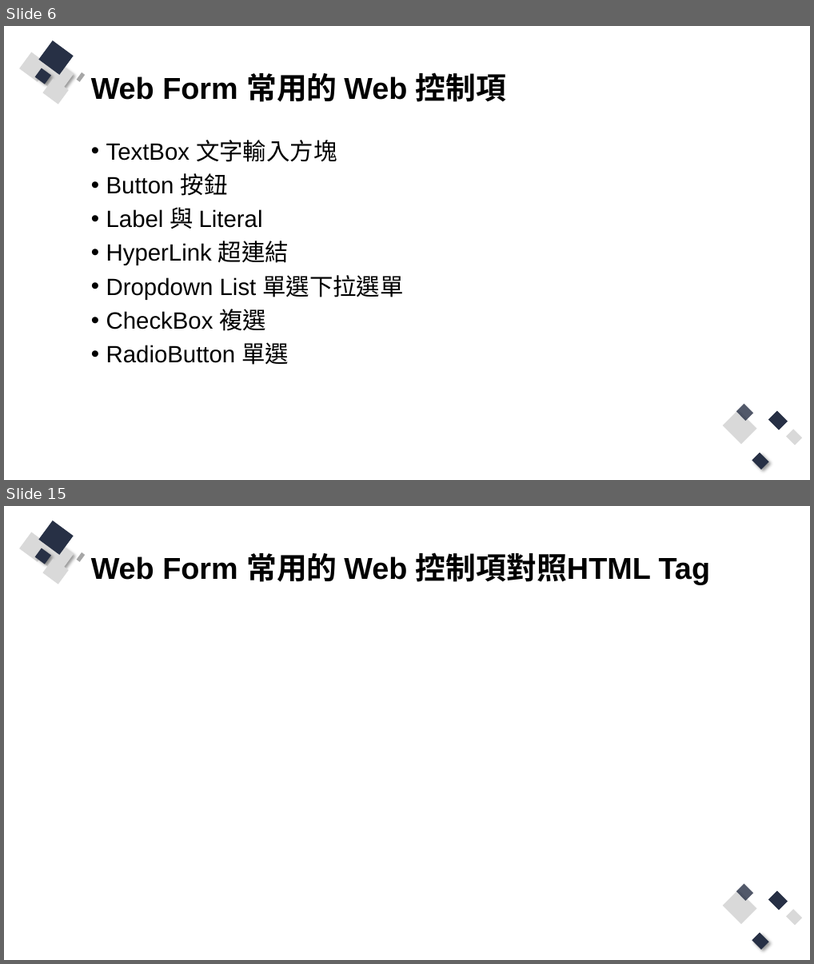
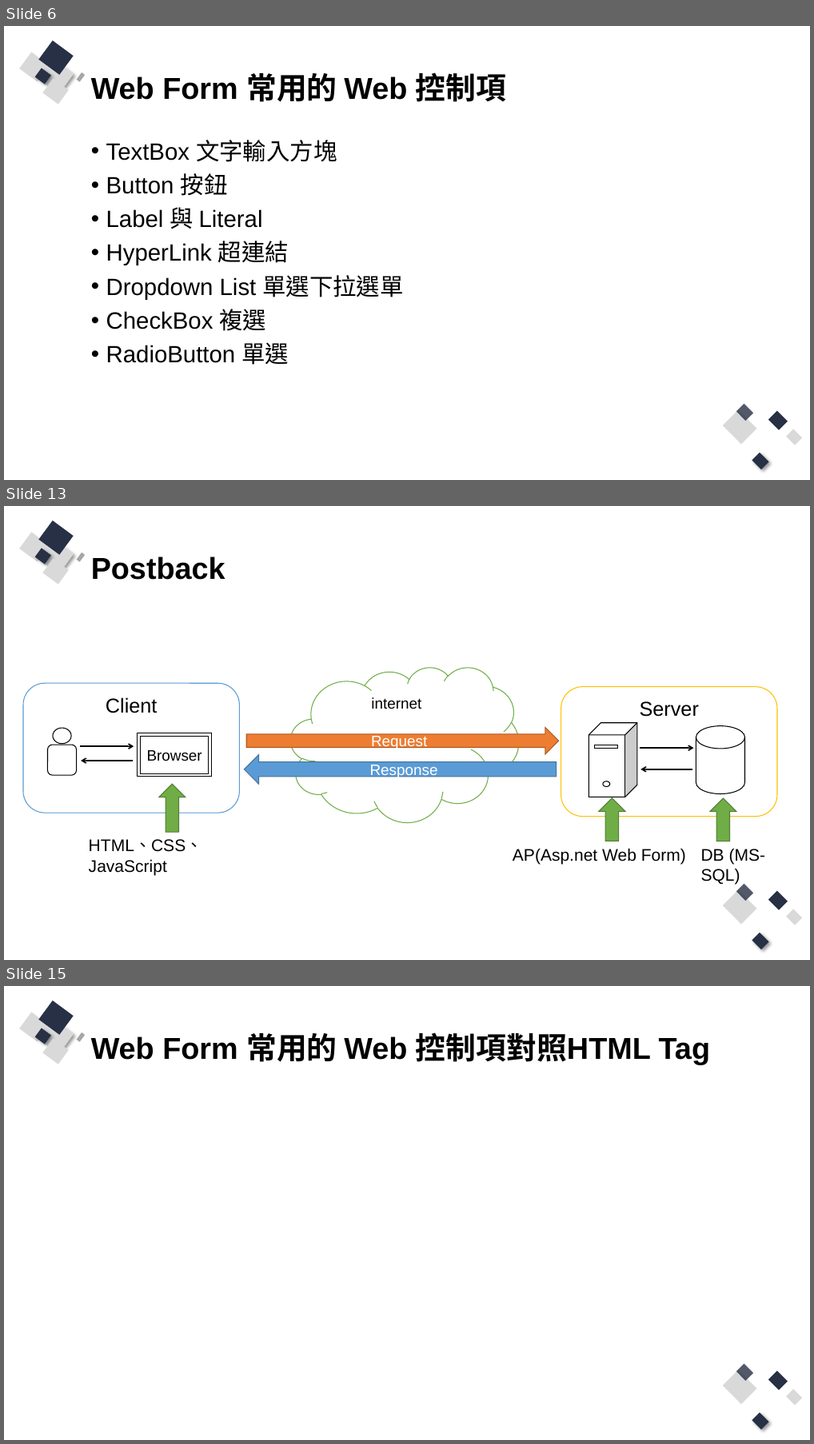
Before and after one commit to Q81JIAXIONG/-, a slide deck: 投影片/2..pptx. Shown one above the other, each under a label of ours: slides 6 and 15 before the commit, slides 6, 13 and 15 after it; the slides between them are not shown. The pictures are 814x964 and 814x1444 pixels, drawn with LibreOffice and Linux fonts; fonts in the diff are those of the drawing. Boxes give left, top, right and bottom in pixels: in the first picture for what was removed or moved away, otherwise in the second. Text is boxed around its words. In the diff, an @@ line names an element or a change of style, - is before the commit and + after.

```diff
--- a/投影片/2..pptx
+++ b/投影片/2..pptx
@@ slide 13 added at [4,506,810,960], background #FFFFFF; not listed: 13 template elements that a slide beside it also shows @@
@@ title added at [91,556,226,580], 36 pt, text #000000, bold @@
+Postback
@@ cloud added at [290,667,519,822], fill #FFFFFF, outline #70AD47 1 pt, 18 pt, text #000000 @@
+internet
@@ rounded rectangle added at [23,684,240,812], fill #FFFFFF, outline #5B9BD5 1 pt, 24 pt, text #000000 @@
+Client
@@ rounded rectangle added at [562,687,778,816], fill #FFFFFF, outline #FFC000 1 pt, 24 pt, text #000000 @@
+Server
@@ rounded rectangle added at [47,744,77,775], fill #FFFFFF, outline #000000 1 pt @@
@@ ellipse added at [53,728,72,743], fill #FFFFFF, outline #000000 1 pt @@
@@ rectangle added at [137,733,211,776], fill #FFFFFF, outline #000000 1 pt @@
@@ rectangle added at [141,736,209,773], fill #FFFFFF, outline #000000 1 pt, 18 pt, text #000000 @@
+Browser
@@ right arrow added at [246,728,558,754], fill #ED7D31, outline #AF5C24 1 pt, 18 pt, text #FFFFFF @@
+Request
@@ cube added at [589,723,638,797], fill #FFFFFF, outline #000000 1 pt @@
@@ rectangle added at [595,744,618,748], fill #FFFFFF, outline #000000 1 pt @@
@@ cylinder added at [697,725,746,793], fill #FFFFFF, outline #000000 1 pt @@
@@ arrow added from (80, 746) to (134, 746), #000000 1.5 pt @@
@@ arrow added from (133, 760) to (81, 760), #000000 1.5 pt @@
@@ left arrow added at [244,755,556,784], fill #5B9BD5, outline #43739E 1 pt, 18 pt, text #FFFFFF @@
+Response
@@ arrow added from (640, 748) to (694, 748), #000000 1.5 pt @@
@@ arrow added from (693, 769) to (641, 769), #000000 1.5 pt @@
@@ up arrow added at [159,784,186,832], fill #70AD47, outline #538035 1 pt @@
@@ ellipse added at [603,781,610,787], fill #FFFFFF, outline #000000 1 pt @@
@@ up arrow added at [599,798,626,841], fill #70AD47, outline #538035 1 pt @@
@@ up arrow added at [710,798,738,841], fill #70AD47, outline #538035 1 pt @@
@@ text added at [89,839,203,875], 20 pt, text #000000 @@
+HTML、CSS、 JavaScript
@@ text added at [513,848,686,864], 20 pt, text #000000 @@
+AP(Asp.net Web Form)
@@ text added at [702,848,766,884], 20 pt, text #000000 @@
+DB (MS-SQL)
```
Also in this commit, not shown: 7 slides changed, 1 slide removed, 11 other files.
